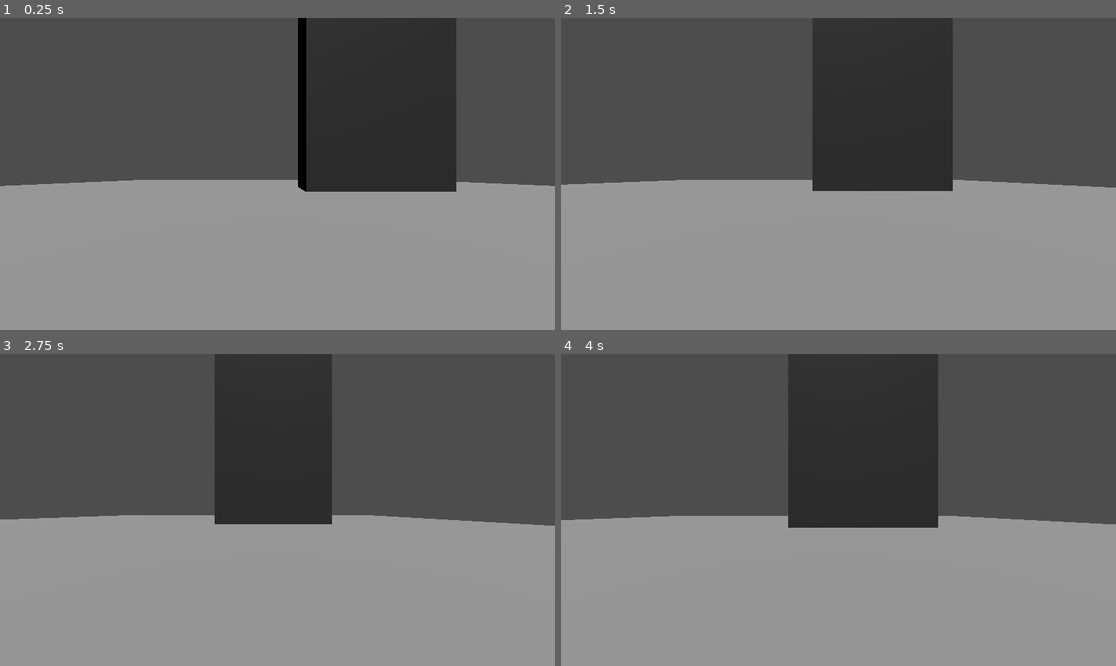
Above: before the commit, frames 1-4 (two rows, left to right).
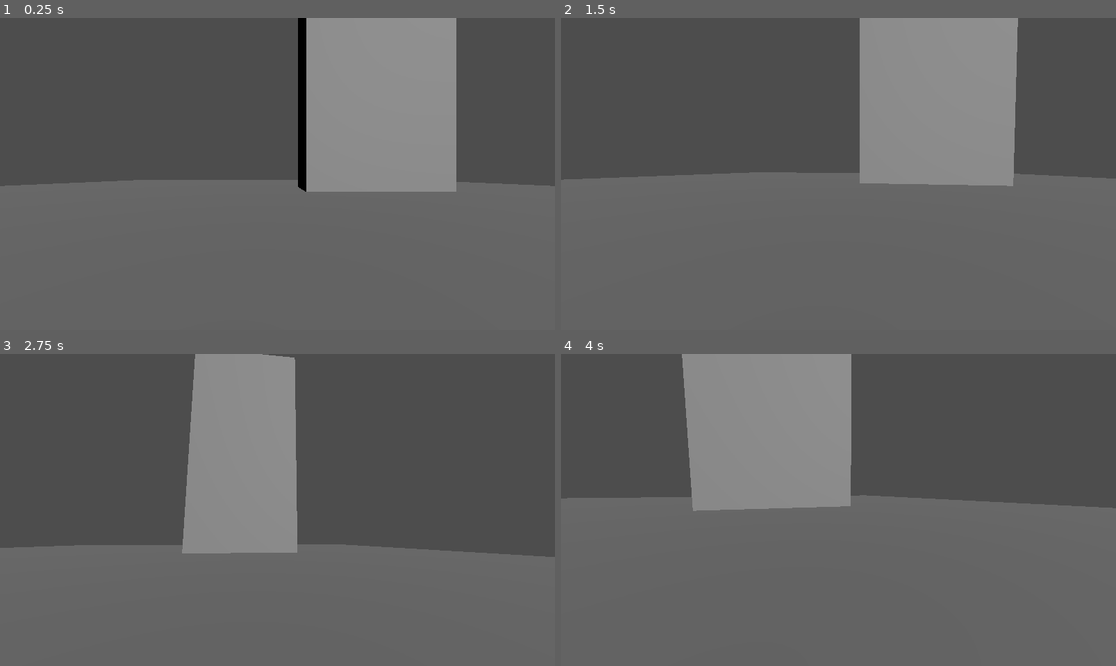
Above: after the commit, the same moments.

Repository: volt-l18/Virtual_tour_RJIT
Game: Godot game, scene res://World.tscn
Two runs of this game, one before a commit and one after it. Both use one fixed random seed, a clock stepped at 60 frames per second and the inputs below.
Inputs (mouse positions are in pixels of both pictures, inside the frame that each line leads up to):
- Up to frame 1 (0.25 s): no input
- Up to frame 2 (1.5 s): tap Enter (ui_accept) at 0.5, 0.77 s; move the mouse to (960, 158) at 0.52 s; hold Right (ui_right) 0.53-1.28 s; move the mouse to (727, 189) at 1.27 s; hold Down (ui_down) from 1.28 s (still down)
- Up to frame 3 (2.75 s): tap Enter (ui_accept) at 1.52 s; move the mouse to (333, 441) at 2.02 s; release Down (ui_down) at 2.03 s; hold Right (ui_right) from 2.03 s (still down)
- Up to frame 4 (4 s): move the mouse to (810, 572) at 2.77 s; release Right (ui_right) at 2.78 s; hold Up (ui_up) 2.78-3.53 s; tap Enter (ui_accept) at 3.02, 3.77 s; move the mouse to (1005, 556) at 3.52 s; hold Left (ui_left) from 3.53 s (still down)

The runs differ from the first frame. In frame 1, 62% of the frame differs, in the area x 0-100%, y 0-100%; in frame 2, 68%; in frame 3, 59%; in frame 4, 74%.

Commit message:
camera rotion completeda and working

Diff:
--- a/World.tscn
+++ b/World.tscn
@@ -38,4 +38,4 @@
 mesh = SubResource("BoxMesh_7k7fi")
 
 [node name="DirectionalLight3D" type="DirectionalLight3D" parent="."]
-transform = Transform3D(1, 0, 0, 0, 0.0800946, 0.996787, 0, -0.996787, 0.0800946, 0, 35.0276, 0)
+transform = Transform3D(0.906227, -0.18139, 0.381904, 0, 0.90329, 0.42903, -0.422792, -0.388798, 0.818586, 14.4607, 17.0276, 15)
--- a/camera.gd
+++ b/camera.gd
@@ -1,5 +1,6 @@
 extends CharacterBody3D
 
+@onready var MainCamera = get_node("MainCamera")
 
 const SPEED = 5.0
 const JUMP_VELOCITY = 4.5
@@ -7,6 +8,27 @@
 # Get the gravity from the project settings to be synced with RigidBody nodes.
 var gravity = ProjectSettings.get_setting("physics/3d/default_gravity")
 
+var CameraRotaion = Vector2(0,0)
+@export var MouseSenstivity = 0.001
+
+func _ready():
+	Input.set_mouse_mode(Input.MOUSE_MODE_CAPTURED)
+
+func _input(event):
+	if event.is_action_pressed("ui_cancel"):
+		Input.set_mouse_mode(Input.MOUSE_MODE_VISIBLE)
+
+	if event is InputEventMouseMotion :
+		var MouseEvent = event.relative * MouseSenstivity
+		CameraLook(MouseEvent)
+
+func CameraLook(Movement: Vector2):
+	CameraRotaion += Movement
+	CameraRotaion.y = clamp(CameraRotaion.y,-1.5,1.2)
+	transform.basis = Basis()
+	MainCamera.transform.basis = Basis()
+	rotate_object_local(Vector3(0,1,0),-CameraRotaion.x)
+	MainCamera.rotate_object_local(Vector3(1,0,0) , -CameraRotaion.y)
 
 func _physics_process(delta):
 	# Add the gravity.
